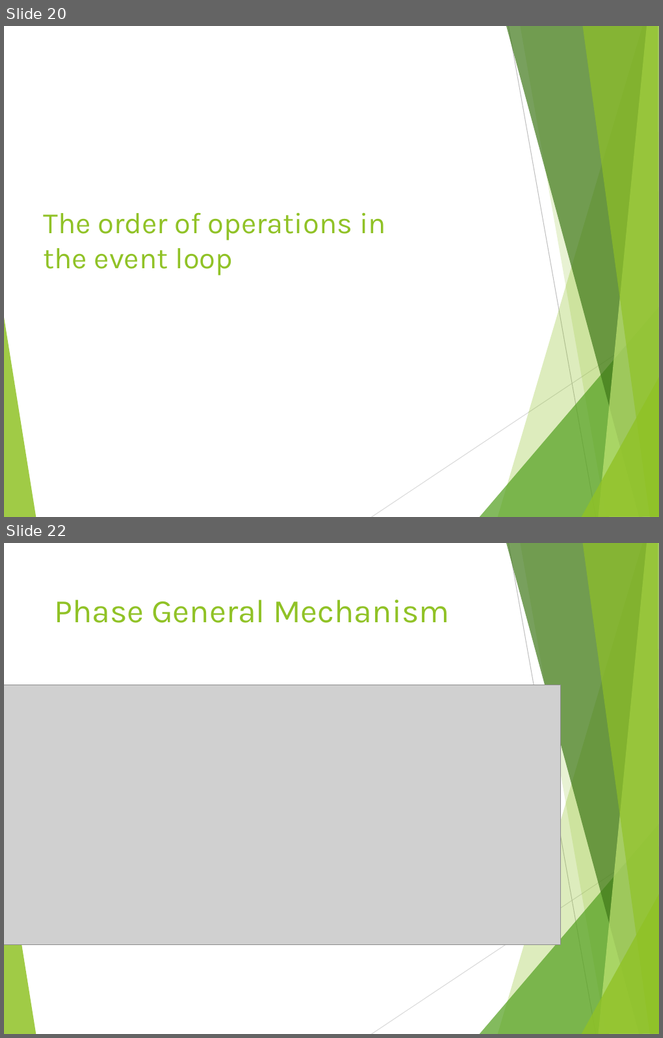
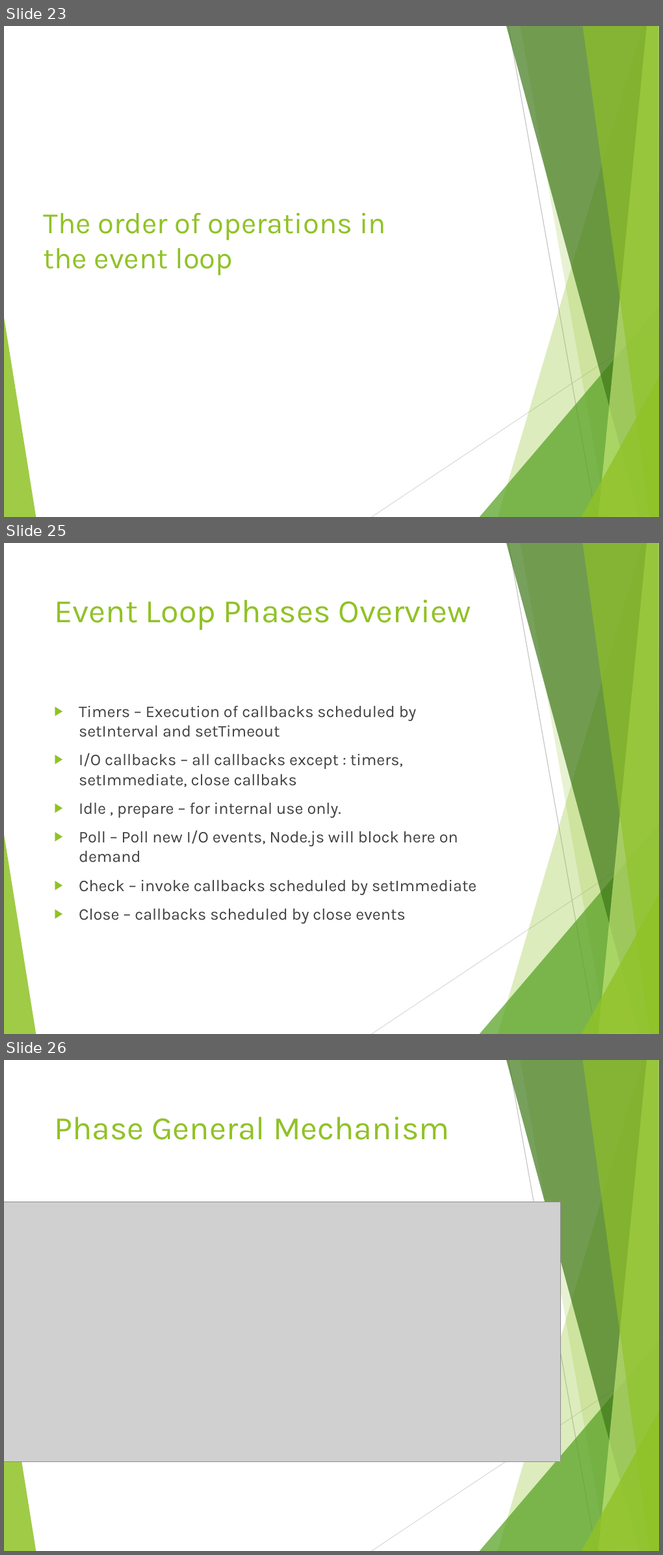
Before and after one commit to tamarstern/MyNodeJSCourse, a slide deck: day1/event_loop_deep_dive/event_loop_deep_dive.pptx. Shown one above the other, each under a label of ours: slides 20 and 22 before the commit, slides 23, 25 and 26 after it; the slides between them are not shown. The pictures are 663x1038 and 663x1555 pixels, drawn with LibreOffice and Linux fonts; fonts in the diff are those of the drawing; grey boxes stand for pictures. Boxes give left, top, right and bottom in pixels: in the first picture for what was removed or moved away, otherwise in the second. Text is boxed around its words. In the diff, an @@ line names an element or a change of style, - is before the commit and + after.

```diff
--- a/day1/event_loop_deep_dive/event_loop_deep_dive.pptx
+++ b/day1/event_loop_deep_dive/event_loop_deep_dive.pptx
@@ slide 25 added at [4, 543, 659, 1034], background #FFFFFF; not listed: 10 template elements that a slide beside it also shows @@
@@ title added at [54, 600, 472, 630], 36 pt, text #90C226 @@
+Event Loop Phases Overview
@@ text added at [79, 705, 477, 924], 18 pt, text #404040 @@
+▶ Timers – Execution of callbacks scheduled by setInterval and setTimeout
+▶ I/O callbacks – all callbacks except : timers, setImmediate, close callbaks
+▶ Idle , prepare – for internal use only.
+▶ Poll – Poll new I/O events, Node.js will block here on demand
+▶ Check – invoke callbacks scheduled by setImmediate
+▶ Close – callbacks scheduled by close events
@@ what was slide 20 is now slide 23 @@
@@ what was slide 22 is now slide 26 @@
```
Also in this commit, not shown: 6 slides changed, 3 other slides added, 3 other files.
